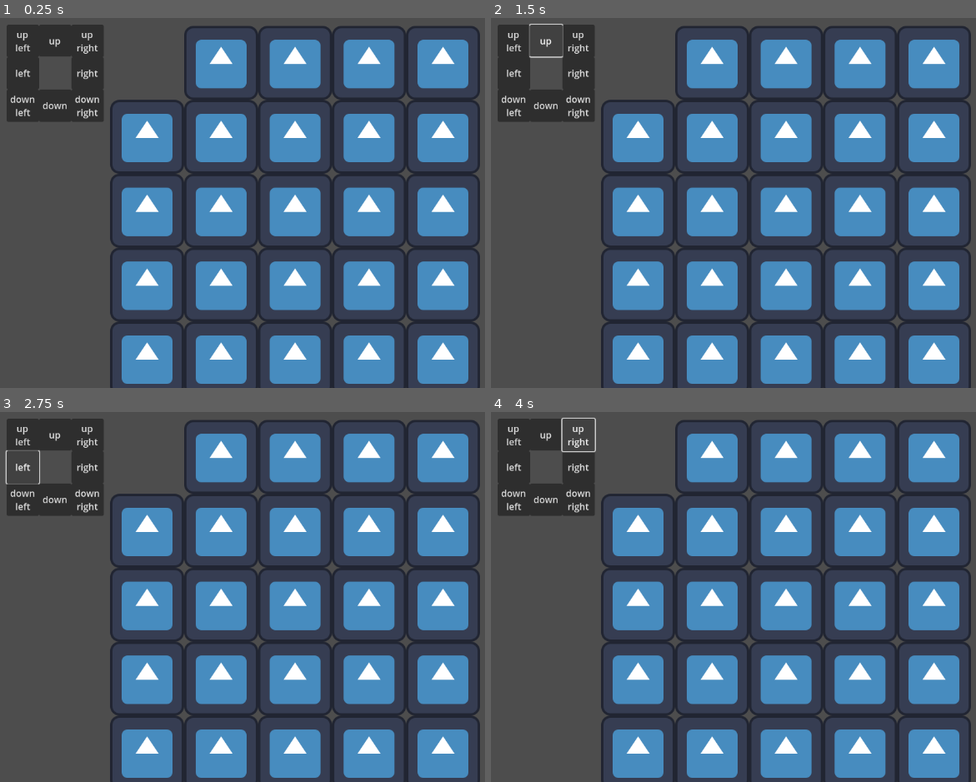
Above: before the commit, frames 1-4 (two rows, left to right).
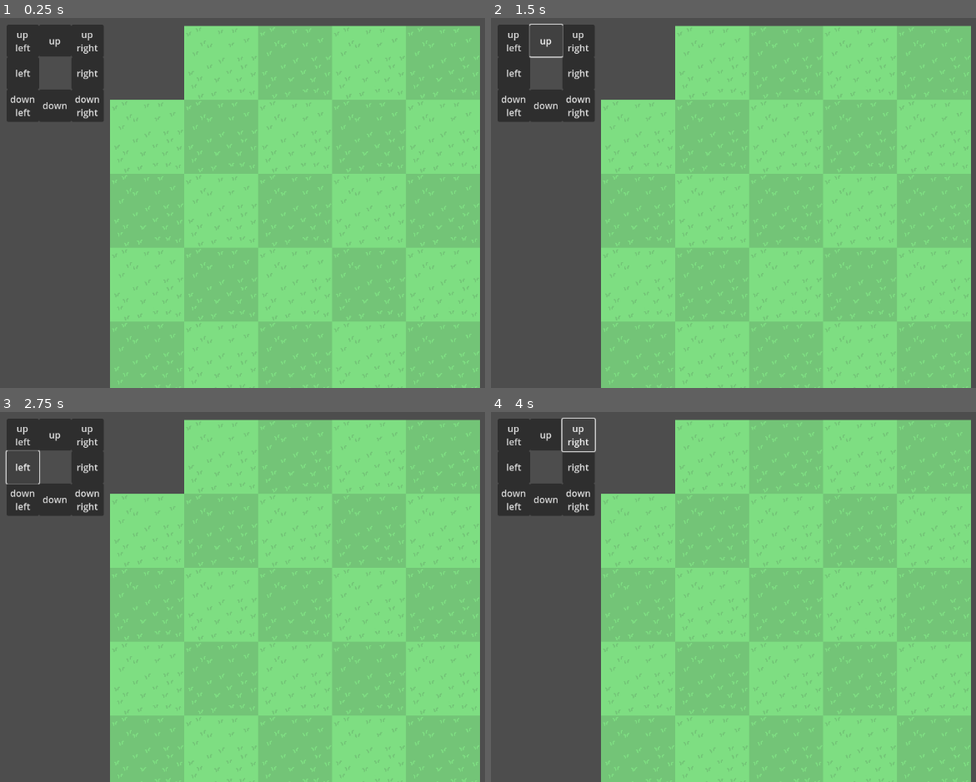
Above: after the commit, the same moments.

Repository: Ibaaan/Oduvanchiki
Game: Godot game, scene res://mainScene.tscn
Two runs of this game, one before a commit and one after it. Both use one fixed random seed, a clock stepped at 60 frames per second and the inputs below. The engine's default icon, where the game draws it, is replaced by a stand-in: a white triangle on a blue panel in a dark square.
Inputs:
- Up to frame 1 (0.25 s): no input
- Up to frame 2 (1.5 s): click "right" at 0.5 s; click "up" at 1.25 s
- Up to frame 3 (2.75 s): click "left" at 2 s
- Up to frame 4 (4 s): click "down" at 2.75 s; click "up right" at 3.5 s

The runs differ from the first frame. In frame 1, 72% of the frame differs, in the area x 22-99%, y 2-100%; in frame 2, 72%; in frame 3, 72%; in frame 4, 72%.

Commit message:
Added textures of grass and flower

Diff:
--- a/InteractiveTileSet.tscn
+++ b/InteractiveTileSet.tscn
@@ -1,7 +1,10 @@
-[gd_scene load_steps=4 format=3 uid="uid://cq0ebb2woqtf"]
+[gd_scene load_steps=7 format=3 uid="uid://cq0ebb2woqtf"]
 
 [ext_resource type="Texture2D" uid="uid://b5ll8tckr4wy3" path="res://icon.svg" id="1_3t0h4"]
 [ext_resource type="Script" uid="uid://do2ydagxibx88" path="res://scripts/interactive_tile_set.gd" id="1_t7yk0"]
+[ext_resource type="Texture2D" uid="uid://betoiggg6jjxr" path="res://sprites/grass_tile1.png" id="2_ifb8n"]
+[ext_resource type="Texture2D" uid="uid://dx8xuvg44dw6r" path="res://sprites/grass_tile2.png" id="3_v28dg"]
+[ext_resource type="Texture2D" uid="uid://bbd2e61oi2c8r" path="res://sprites/Oduv_v2.png" id="5_ifb8n"]
 
 [sub_resource type="RectangleShape2D" id="RectangleShape2D_3t0h4"]
 size = Vector2(128, 128)
@@ -10,12 +13,18 @@
 input_pickable = true
 script = ExtResource("1_t7yk0")
 
-[node name="default_sprite" type="Sprite2D" parent="."]
-visible = false
-texture = ExtResource("1_3t0h4")
-
 [node name="CollisionShape2D" type="CollisionShape2D" parent="."]
 shape = SubResource("RectangleShape2D_3t0h4")
+
+[node name="default_sprite1" type="Sprite2D" parent="."]
+visible = false
+scale = Vector2(0.119, 0.119)
+texture = ExtResource("2_ifb8n")
+
+[node name="default_sprite2" type="Sprite2D" parent="."]
+visible = false
+scale = Vector2(0.119, 0.119)
+texture = ExtResource("3_v28dg")
 
 [node name="hover_sprite" type="Sprite2D" parent="."]
 visible = false
@@ -29,9 +38,9 @@
 
 [node name="flower_sprite" type="Sprite2D" parent="."]
 visible = false
-modulate = Color(0.0941176, 1, 0, 1)
-scale = Vector2(0.525, 0.525)
-texture = ExtResource("1_3t0h4")
+position = Vector2(-1.13687e-13, 1.19209e-07)
+scale = Vector2(0.118519, 0.118519)
+texture = ExtResource("5_ifb8n")
 
 [node name="seed_sprite" type="Sprite2D" parent="."]
 visible = false
--- a/scripts/interactive_tile_set.gd
+++ b/scripts/interactive_tile_set.gd
@@ -2,7 +2,8 @@
 
 signal flower_pressed(coords:Vector2)
 
-@onready var default_sprite := $default_sprite
+@onready var default_sprite1 := $default_sprite1
+@onready var default_sprite2 := $default_sprite2
 @onready var hover_sprite := $hover_sprite
 @onready var selected_sprite := $selected_sprite
 @onready var flower_sprite := $flower_sprite
@@ -12,8 +13,10 @@
 var is_selected := false
 var is_allow := false
 
-func _ready():
-	default_sprite.show()
+var color_id := 1
+
+func _ready() -> void:
+	show_default()
 	hover_sprite.hide()
 	selected_sprite.hide()
 	seed_sprite.hide()
@@ -22,9 +25,10 @@
 	if Input.is_action_just_released("mouse_click") and is_mouse_inside and StateManager.is_state_flower():
 		print(StateManager.state, position/128)
 
-		selected_sprite.show()
-		default_sprite.hide()
+		#selected_sprite.show()
+		show_default()
 		hover_sprite.hide()
+		seed_sprite.hide()
 		flower_sprite.show()
 
 		is_selected = true
@@ -35,14 +39,30 @@
 func _on_mouse_entered() -> void:
 	if not is_selected and StateManager.is_state_flower():
 		is_mouse_inside = true
-		default_sprite.hide()
+		hide_default()
 		hover_sprite.show()
 
 func _on_mouse_exited() -> void:
 	if not is_selected and StateManager.is_state_flower():
 		is_mouse_inside = false
-		default_sprite.show()
+		show_default()
 		hover_sprite.hide()
 
 func show_seed():
-	seed_sprite.show()
+	if not flower_sprite.is_visible_in_tree():
+		seed_sprite.show()
+
+func set_color(val:int):
+	color_id = val % 2
+
+func show_default():
+	if color_id == 1:
+		default_sprite2.hide()
+		default_sprite1.show()
+	else:
+		default_sprite2.show()
+		default_sprite1.hide()
+
+func hide_default():
+		default_sprite2.hide()
+		default_sprite1.hide()
--- a/scripts/level_script.gd
+++ b/scripts/level_script.gd
@@ -34,6 +34,7 @@
 		for y in range(len(grid[x])):
 			if grid[y][x] == Tile.EMPTY:
 				var tile := interactive_tile_tscn.instantiate()
+				tile.set_color(y + x)
 				var v = Vector2(x, y)
 				tile.global_position = v * 128
 				add_child(tile)
--- a/scripts/main_scene.gd
+++ b/scripts/main_scene.gd
@@ -17,4 +17,4 @@
 	if base_level.is_fulled():
 		print("URA POBEDA")
 
-	#StateManager.change_state_to_wind()
+	StateManager.change_state_to_wind()
--- a/scripts/wind.gd
+++ b/scripts/wind.gd
@@ -33,3 +33,9 @@
 
 func _on_down_left_button_up() -> void:
 	wind_direction.emit(Vector2(-1, 1))
+
+
+
+func _process(delta: float) -> void:
+	#should work like a slide, but with mouse
+	pass
Binary file added: sprites/Oduv_v2.png
Not shown, added: sprites/Oduv_v2.png.import
Binary file added: sprites/grass_tile1.png
Not shown, added: sprites/grass_tile1.png.import
Binary file added: sprites/grass_tile2.png
Not shown, added: sprites/grass_tile2.png.import
